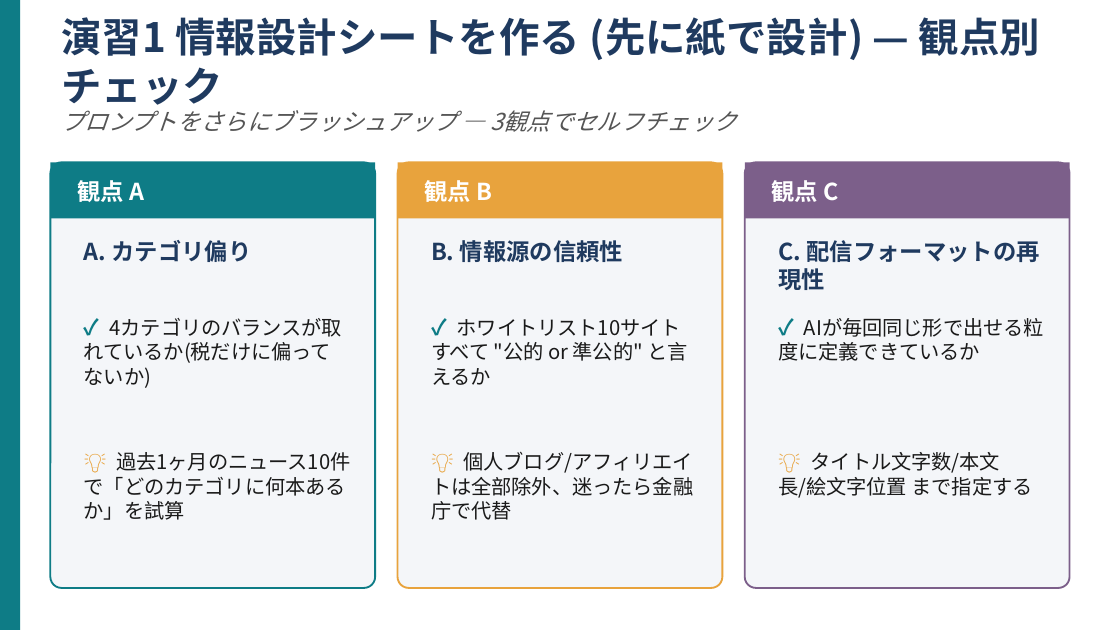
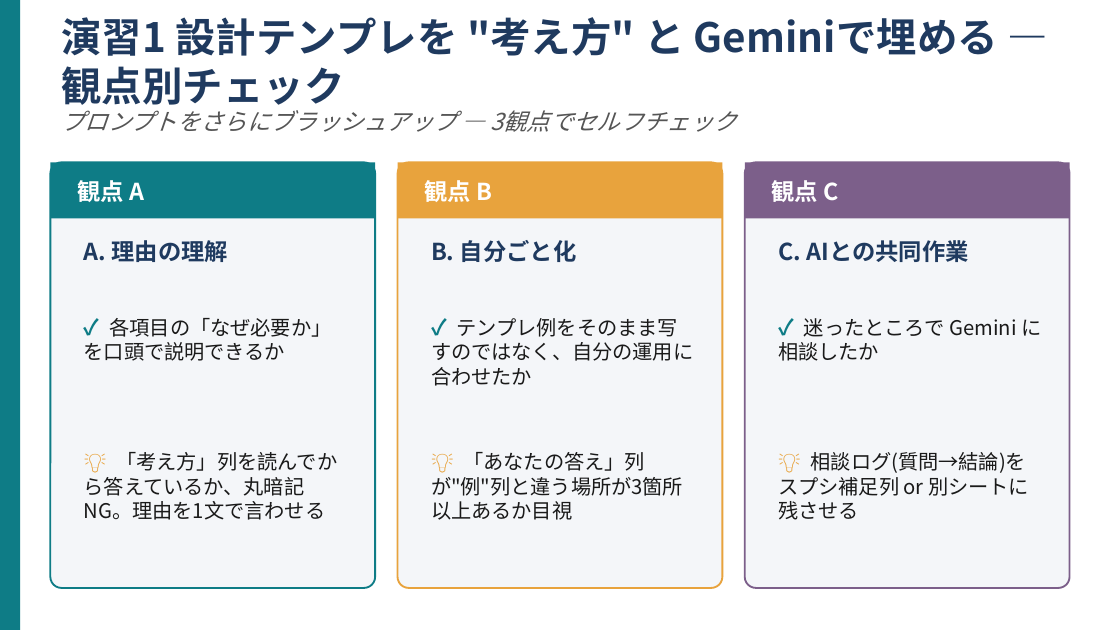
Before and after one commit to kana-story-321/github.io, a slide deck: slide 5 of lecture_pptx/out/s12/w12_01.pptx. Drawn at 1120x630 pixels with LibreOffice and Linux fonts; fonts in the diff are those of the drawing. Boxes give left, top, right and bottom in pixels: in the first picture for what was removed or moved away, otherwise in the second. Text is boxed around its words. In the diff, an @@ line names an element or a change of style, - is before the commit and + after.

```diff
--- a/lecture_pptx/out/s12/w12_01.pptx
+++ b/lecture_pptx/out/s12/w12_01.pptx
@@ text at <box>61,17,998,113</box>: text changed @@
-演習1 情報設計シートを作る (先に紙で設計) — 観点別チェック
+演習1 設計テンプレを "考え方" と Geminiで埋める — 観点別チェック
@@ text at <box>84,240,229,262</box>: text changed @@
-A. カテゴリ偏り
+A. 理由の理解
@@ text at <box>431,240,577,262</box>: text changed @@
-B. 情報源の信頼性
+B. 自分ごと化
@@ text at <box>778,240,968,262</box>: text changed @@
-C. 配信フォーマットの再現性
+C. AIとの共同作業
@@ text at <box>84,318,332,361</box>: text changed @@
-✓ 4カテゴリのバランスが取れているか(税だけに偏ってないか)
+✓ 各項目の「なぜ必要か」を口頭で説明できるか
@@ text at <box>431,318,693,386</box>: text changed @@
-✓ ホワイトリスト10サイトすべて "公的 or 準公的" と言えるか
+✓ テンプレ例をそのまま写すのではなく、自分の運用に合わせたか
@@ text at <box>778,318,1041,361</box>: text changed @@
-✓ AIが毎回同じ形で出せる粒度に定義できているか
+✓ 迷ったところで Gemini に相談したか
@@ text at <box>84,452,337,520</box>: text changed @@
-💡 過去1ヶ月のニュース10件で「どのカテゴリに何本あるか」を試算
+💡 「考え方」列を読んでから答えているか、丸暗記NG。理由を1文で言わせる
@@ text at <box>431,452,683,496</box>: text changed @@
-💡 個人ブログ/アフィリエイトは全部除外、迷ったら金融庁で代替
+💡 「あなたの答え」列が"例"列と違う場所が3箇所以上あるか目視
@@ text at <box>778,452,1029,520</box>: text changed @@
-💡 タイトル文字数/本文長/絵文字位置 まで指定する
+💡 相談ログ(質問→結論)をスプシ補足列 or 別シートに残させる
```
Also in this commit, not shown: 1 other slide changed, 11 other files.
